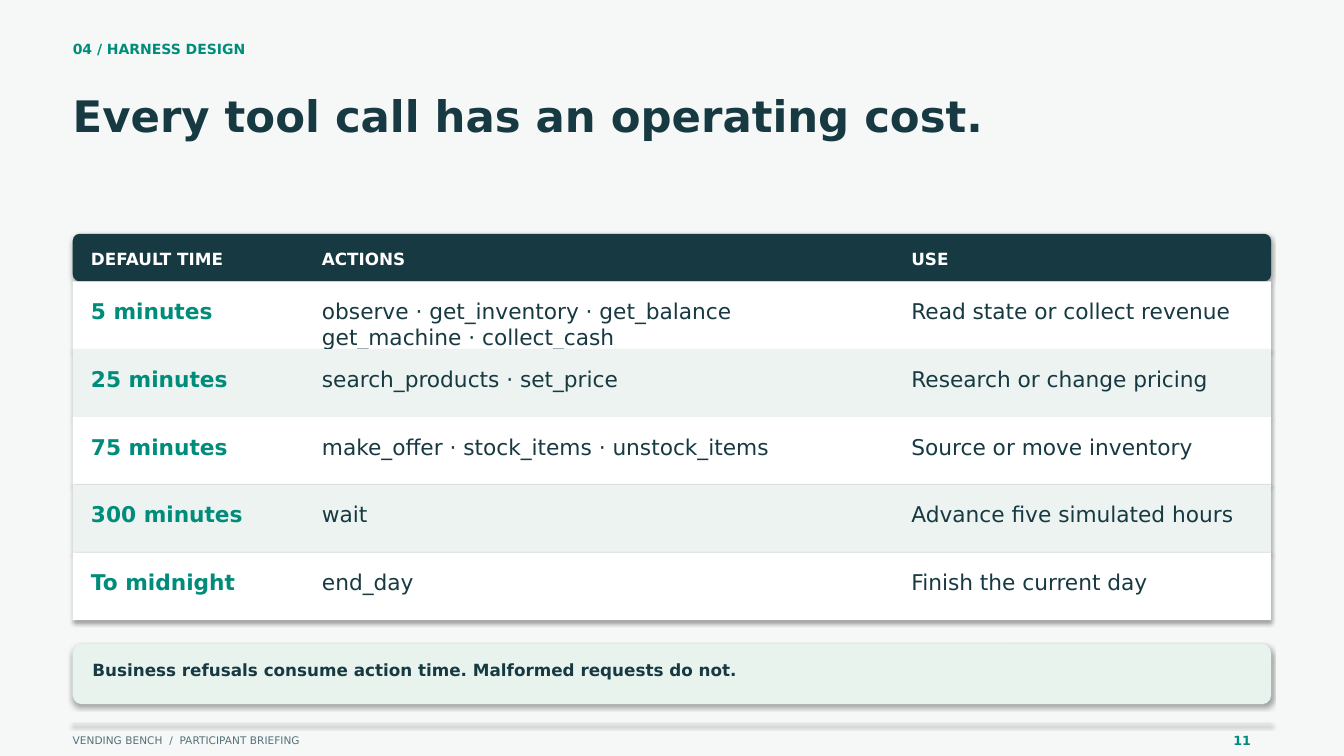
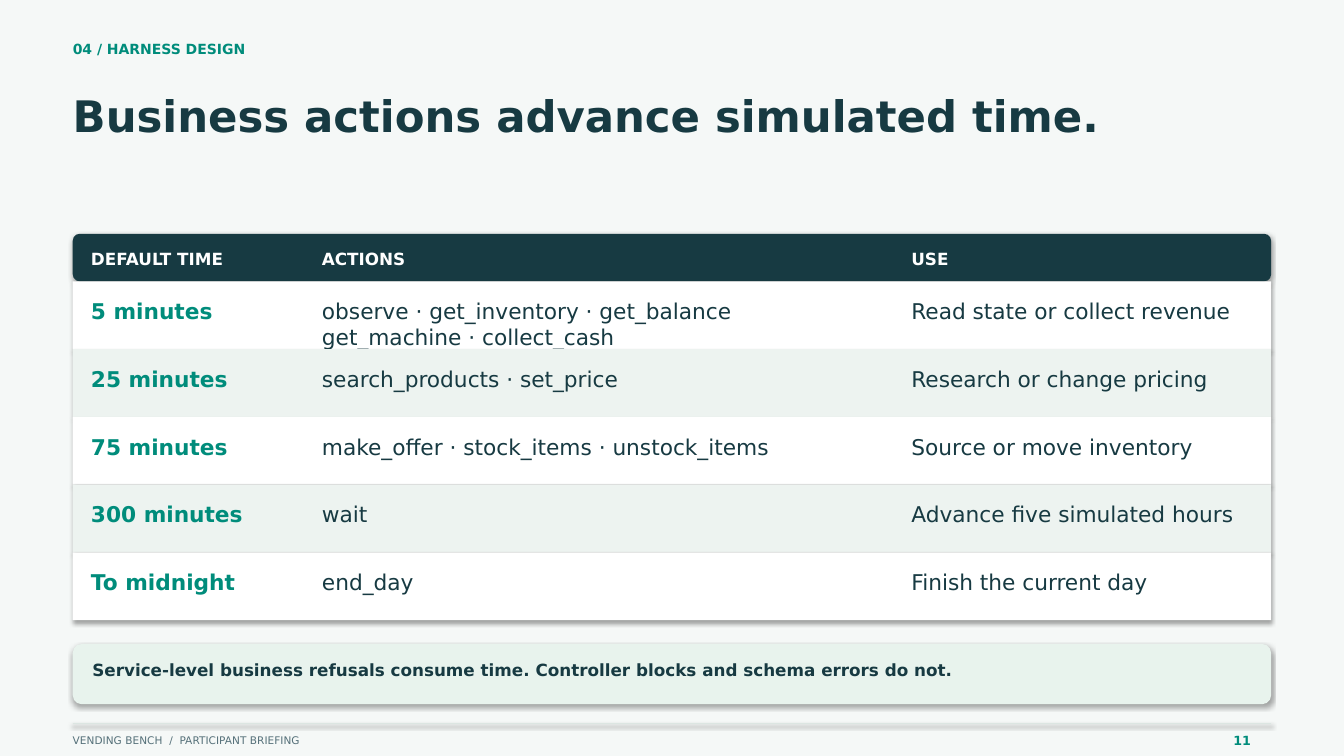
Before and after one commit to adriankhy93/VendingBenchSimplified, a slide deck: slide 11 of presentations/participant-briefing.pptx. Drawn at 1344x756 pixels with LibreOffice and Linux fonts; fonts in the diff are those of the drawing. Boxes give left, top, right and bottom in pixels: in the first picture for what was removed or moved away, otherwise in the second. Text is boxed around its words. In the diff, an @@ line names an element or a change of style, - is before the commit and + after.

```diff
--- a/presentations/participant-briefing.pptx
+++ b/presentations/participant-briefing.pptx
@@ text at (73,99,1099,133): text changed @@
-Every tool call has an operating cost.
+Business actions advance simulated time.
@@ text at (92,663,952,677): text changed @@
-Business refusals consume action time. Malformed requests do not.
+Service-level business refusals consume time. Controller blocks and schema errors do not.
```
Also in this commit, not shown: 11 other slides changed, 2 slides added, 2 slides removed, 43 other files.
